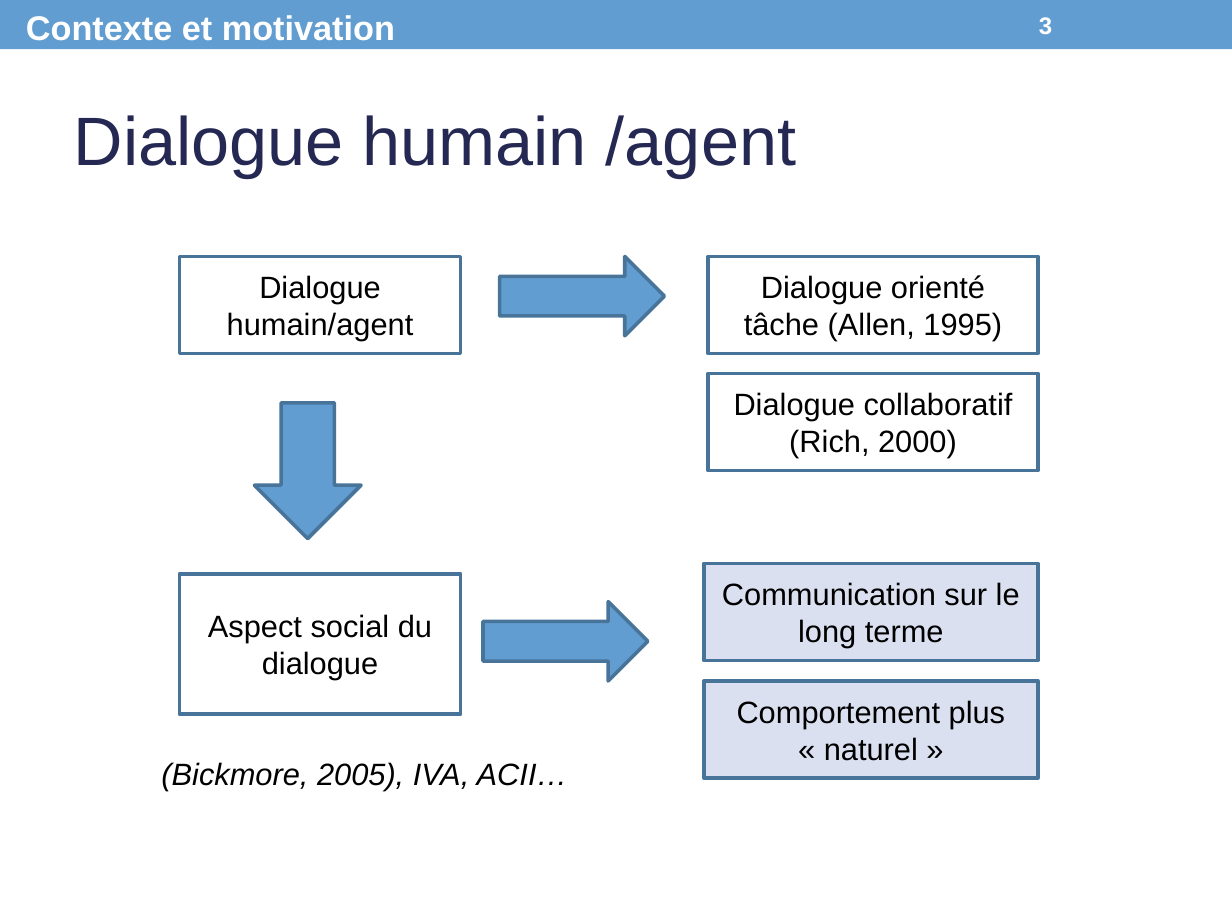
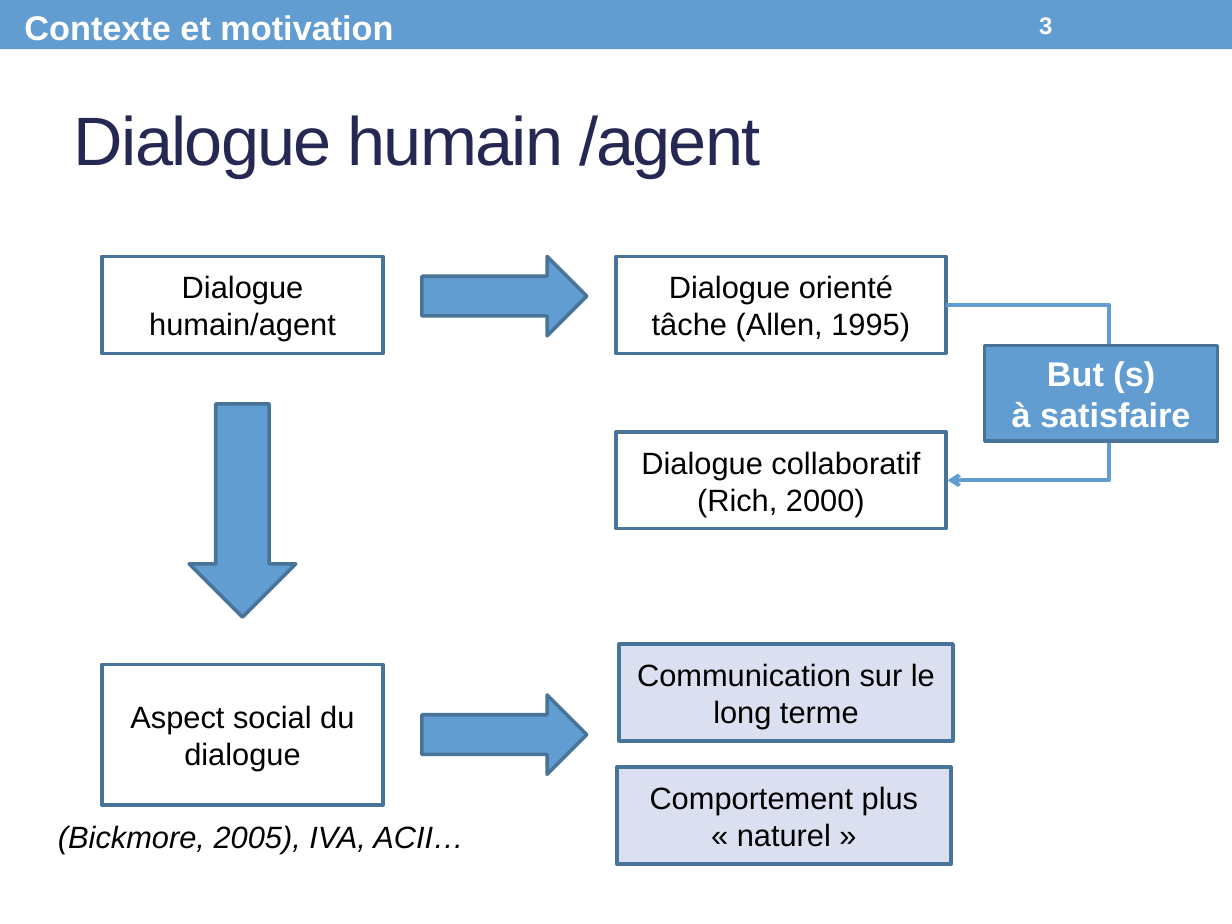
Before and after one commit to Olydia/Discolog, a slide deck: slide 3 of papers/Presentations/CPU_Presentation.pptx. Drawn at 1232x924 pixels with LibreOffice and Linux fonts; fonts in the diff are those of the drawing. Boxes give left, top, right and bottom in pixels: in the first picture for what was removed or moved away, otherwise in the second. Text is boxed around its words. In the diff, an @@ line names an element or a change of style, - is before the commit and + after.

```diff
--- a/papers/Presentations/CPU_Presentation.pptx
+++ b/papers/Presentations/CPU_Presentation.pptx
@@ title "Dialogue humain /agent" at bbox=[74, 115, 761, 178]: letter spacing 0 to -1 pt @@
@@ rectangle "Dialogue humain/agent": place and size @@
-rectangle "Dialogue humain/agent" at bbox=[180, 256, 461, 354]
+rectangle "Dialogue humain/agent" at bbox=[102, 256, 383, 354]
@@ right arrow: place and size @@
-right arrow at bbox=[500, 256, 665, 335]
+right arrow at bbox=[423, 256, 588, 335]
@@ rectangle "Dialogue orienté tâche (Allen, 1995)": place and size @@
-rectangle "Dialogue orienté tâche (Allen, 1995)" at bbox=[708, 256, 1039, 354]
+rectangle "Dialogue orienté tâche (Allen, 1995)" at bbox=[616, 256, 946, 354]
@@ elbow arrow added from (946, 306) to (947, 480), #629DD1 2.25 pt @@
@@ rectangle added at bbox=[984, 346, 1217, 442], fill #629DD1, outline #49749B 2.08 pt, 20 pt, text #FFFFFF, bold @@
+But (s)
+à satisfaire
@@ down arrow: place and size @@
-down arrow at bbox=[254, 403, 361, 538]
+down arrow at bbox=[190, 404, 297, 617]
@@ rectangle "Dialogue collaboratif": place and size @@
-rectangle "Dialogue collaboratif" at bbox=[708, 373, 1039, 471]
+rectangle "Dialogue collaboratif" at bbox=[616, 431, 946, 529]
@@ rectangle "Communication sur le long terme": place and size @@
-rectangle "Communication sur le long terme" at bbox=[703, 563, 1037, 660]
+rectangle "Communication sur le long terme" at bbox=[618, 644, 952, 742]
@@ rectangle "Aspect social du dialogue": place and size @@
-rectangle "Aspect social du dialogue" at bbox=[180, 574, 461, 715]
+rectangle "Aspect social du dialogue" at bbox=[102, 664, 383, 804]
@@ outline #48749A 2.07 pt to #49749B 2.08 pt; proportions changed in 3 elements at bbox=[423, 256, 588, 335], bbox=[190, 404, 297, 617], bbox=[423, 695, 588, 774] @@
@@ right arrow: place and size @@
-right arrow at bbox=[483, 601, 648, 680]
+right arrow at bbox=[423, 695, 588, 774]
@@ outline #48749A 2.07 pt to #49749B 2.08 pt in 6 elements at bbox=[102, 256, 383, 354], bbox=[616, 256, 946, 354], bbox=[616, 431, 946, 529], bbox=[618, 644, 952, 742], bbox=[102, 664, 383, 804], bbox=[617, 768, 951, 865] @@
@@ rectangle "Comportement plus « naturel »": place and size @@
-rectangle "Comportement plus « naturel »" at bbox=[703, 681, 1037, 779]
+rectangle "Comportement plus « naturel »" at bbox=[617, 768, 951, 865]
@@ text "(Bickmore, 2005), IVA, ACII…": place and size @@
-text "(Bickmore, 2005), IVA, ACII…" at bbox=[161, 762, 568, 791]
+text "(Bickmore, 2005), IVA, ACII…" at bbox=[58, 825, 464, 853]
```
Also in this commit, not shown: 27 other slides changed, 4 slides added, 1 slide removed, 8 other files.
